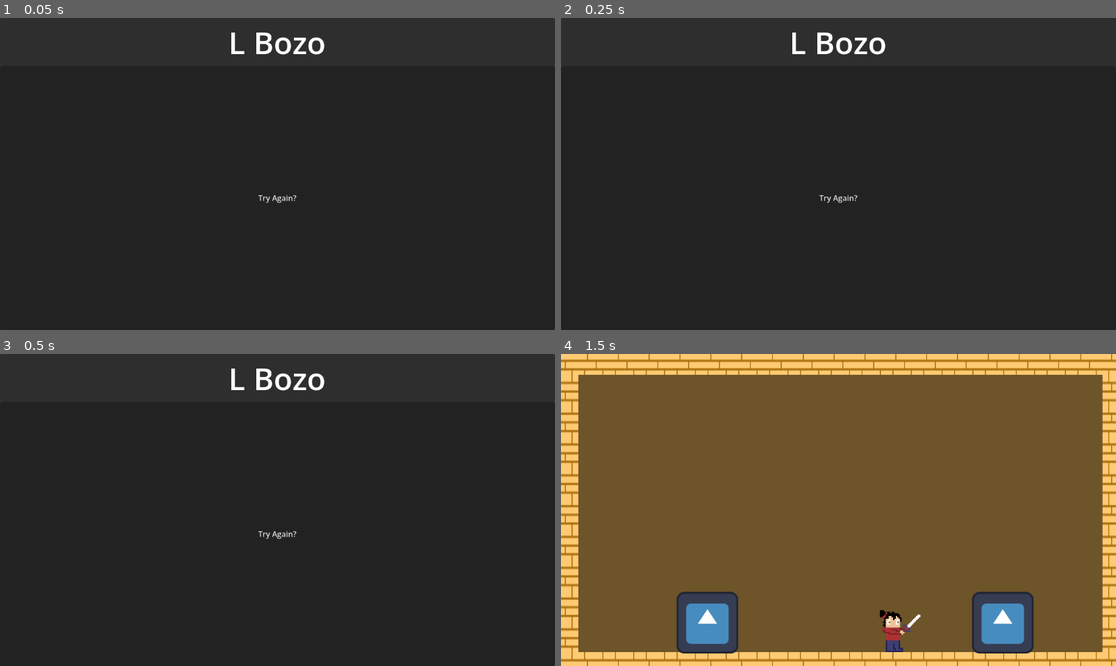
Above: before the commit, frames 1-4 (two rows, left to right).
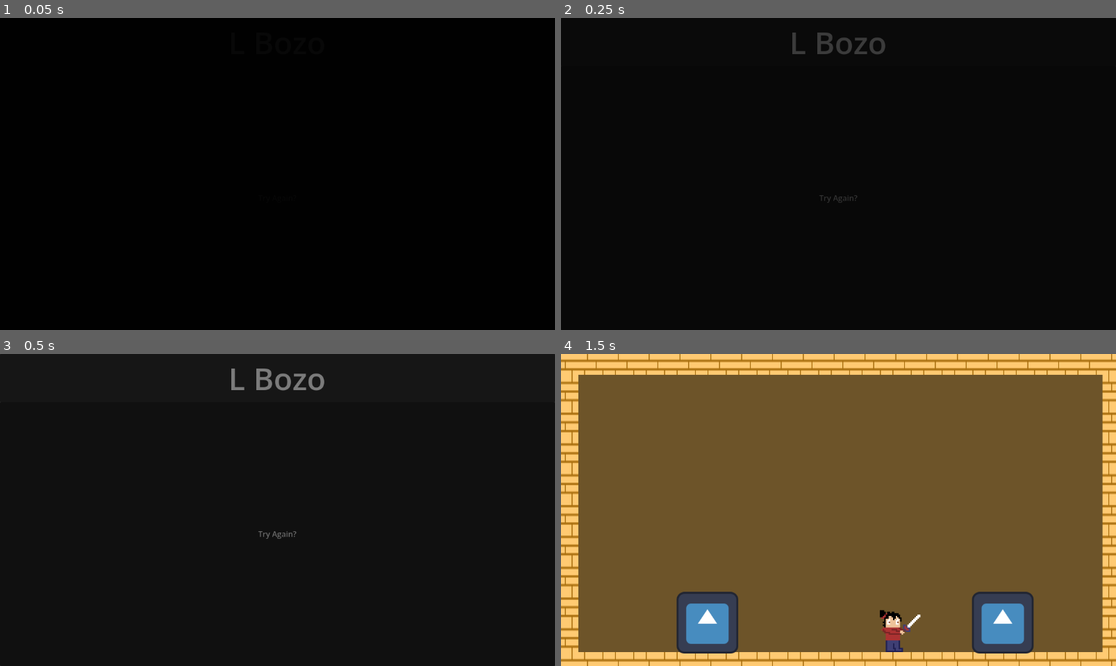
Above: after the commit, the same moments.

Repository: J-Abitria/crimson-jam-26
Game: Godot game, scene res://death_screen.tscn
The game is run twice, just before and just after one commit, with the same random seed, the same clock (stepped at 60 frames per second) and the same inputs. This scene is started directly instead of the project's main scene. The engine's default icon, where the game draws it, is replaced by a stand-in: a white triangle on a blue panel in a dark square.
Inputs:
- Up to frame 1 (0.05 s): no input
- Up to frame 2 (0.25 s): no input
- Up to frame 3 (0.5 s): no input
- Up to frame 4 (1.5 s): click "Try Again?" at 0.5 s; hold Right (move_right) from 1.28 s (still down); tap Down (aim_down) at 1.35 s

The runs differ from the first frame. In frame 1, 100% of the frame differs, in the area x 0-100%, y 0-100%; in frame 2, 100%; in frame 3, 0.6%; in frame 4, nothing differs.

Commit message:
Added death screen transition.

Diff:
--- /dev/null
+++ b/unleash-beast/Assets/Scripts/fade_in_player.gd
@@ -0,0 +1,4 @@
+extends AnimationPlayer
+
+func _ready() -> void:
+    play("fade-in")
--- /dev/null
+++ b/unleash-beast/Assets/Scripts/fade_out_player.gd
@@ -0,0 +1,9 @@
+extends AnimationPlayer
+
+@onready var player = $"../../Player"
+
+func _ready() -> void:
+	player.died.connect(_on_player_death)
+
+func _on_player_death():
+	play("fade-out")
--- a/unleash-beast/Assets/Scripts/player.gd
+++ b/unleash-beast/Assets/Scripts/player.gd
@@ -5,6 +5,8 @@
 	DOWN,
 	HORIZONTAL
 }
+
+signal died
 
 @export var speed = 500
 @export var jump_speed = -800
@@ -116,4 +118,7 @@
 
 func check_death():
 	if health == 0:
+		invincibility_timer.stop()
+		died.emit()
+		await get_tree().create_timer(1).timeout
 		get_tree().change_scene_to_file("res://death_screen.tscn")
--- a/unleash-beast/battleground.tscn
+++ b/unleash-beast/battleground.tscn
@@ -6,6 +6,7 @@
 [ext_resource type="PackedScene" uid="uid://dctcrt5m1dqvq" path="res://player.tscn" id="3_ildd2"]
 [ext_resource type="Script" uid="uid://mm3vbql4brua" path="res://Assets/Scripts/twin.gd" id="4_pmmbh"]
 [ext_resource type="PackedScene" uid="uid://bw38dqreyqam3" path="res://twin.tscn" id="4_t5hr7"]
+[ext_resource type="Script" uid="uid://ckcmoddi46y8c" path="res://Assets/Scripts/fade_out_player.gd" id="7_w7n3p"]
 
 [sub_resource type="TileSetScenesCollectionSource" id="TileSetScenesCollectionSource_t5hr7"]
 resource_name = "Background"
@@ -15,6 +16,42 @@
 [sub_resource type="TileSet" id="TileSet_g4v7s"]
 tile_size = Vector2i(32, 32)
 sources/1 = SubResource("TileSetScenesCollectionSource_t5hr7")
+
+[sub_resource type="Animation" id="Animation_sjsww"]
+length = 0.001
+tracks/0/type = "value"
+tracks/0/imported = false
+tracks/0/enabled = true
+tracks/0/path = NodePath("ColorRect:modulate")
+tracks/0/interp = 1
+tracks/0/loop_wrap = true
+tracks/0/keys = {
+"times": PackedFloat32Array(0),
+"transitions": PackedFloat32Array(1),
+"update": 0,
+"values": [Color(1, 1, 1, 0)]
+}
+
+[sub_resource type="Animation" id="Animation_w7n3p"]
+resource_name = "fase-out"
+tracks/0/type = "value"
+tracks/0/imported = false
+tracks/0/enabled = true
+tracks/0/path = NodePath("ColorRect:modulate")
+tracks/0/interp = 1
+tracks/0/loop_wrap = true
+tracks/0/keys = {
+"times": PackedFloat32Array(0, 1),
+"transitions": PackedFloat32Array(1, 1),
+"update": 0,
+"values": [Color(0.23529412, 0, 0, 0), Color(0, 0, 0, 1)]
+}
+
+[sub_resource type="AnimationLibrary" id="AnimationLibrary_q0b7o"]
+_data = {
+&"RESET": SubResource("Animation_sjsww"),
+&"fade-out": SubResource("Animation_w7n3p")
+}
 
 [node name="Battleground" type="Node2D" unique_id=971398247]
 
@@ -38,3 +75,19 @@
 
 [node name="Player" parent="." unique_id=889811035 instance=ExtResource("3_ildd2")]
 position = Vector2(614, 535)
+
+[node name="Fade" type="CanvasLayer" parent="." unique_id=256824718]
+
+[node name="ColorRect" type="ColorRect" parent="Fade" unique_id=2049634675]
+modulate = Color(1, 1, 1, 0)
+anchors_preset = 15
+anchor_right = 1.0
+anchor_bottom = 1.0
+grow_horizontal = 2
+grow_vertical = 2
+mouse_filter = 2
+color = Color(0, 0, 0, 1)
+
+[node name="FadeOutPlayer" type="AnimationPlayer" parent="Fade" unique_id=1941641362]
+libraries/ = SubResource("AnimationLibrary_q0b7o")
+script = ExtResource("7_w7n3p")
--- a/unleash-beast/death_screen.tscn
+++ b/unleash-beast/death_screen.tscn
@@ -1,6 +1,43 @@
 [gd_scene format=3 uid="uid://ceokqyyid4sdp"]
 
 [ext_resource type="Script" uid="uid://bwoy1sbuiydwi" path="res://Assets/Scripts/replay_button.gd" id="1_if853"]
+[ext_resource type="Script" uid="uid://cnhmn5mk78kjf" path="res://Assets/Scripts/fade_in_player.gd" id="2_ex68u"]
+
+[sub_resource type="Animation" id="Animation_if853"]
+length = 0.001
+tracks/0/type = "value"
+tracks/0/imported = false
+tracks/0/enabled = true
+tracks/0/path = NodePath("ColorRect:modulate")
+tracks/0/interp = 1
+tracks/0/loop_wrap = true
+tracks/0/keys = {
+"times": PackedFloat32Array(0),
+"transitions": PackedFloat32Array(1),
+"update": 0,
+"values": [Color(1, 1, 1, 1)]
+}
+
+[sub_resource type="Animation" id="Animation_ex68u"]
+resource_name = "fade-in"
+tracks/0/type = "value"
+tracks/0/imported = false
+tracks/0/enabled = true
+tracks/0/path = NodePath("ColorRect:modulate")
+tracks/0/interp = 1
+tracks/0/loop_wrap = true
+tracks/0/keys = {
+"times": PackedFloat32Array(0, 1),
+"transitions": PackedFloat32Array(1, 1),
+"update": 0,
+"values": [Color(1, 1, 1, 1), Color(1, 1, 1, 0)]
+}
+
+[sub_resource type="AnimationLibrary" id="AnimationLibrary_6bi5g"]
+_data = {
+&"RESET": SubResource("Animation_if853"),
+&"fade-in": SubResource("Animation_ex68u")
+}
 
 [node name="DeathScreen" type="Control" unique_id=222802133]
 layout_mode = 3
@@ -34,3 +71,18 @@
 layout_mode = 2
 text = "Try Again?"
 script = ExtResource("1_if853")
+
+[node name="Fade" type="CanvasLayer" parent="." unique_id=1244214994]
+
+[node name="ColorRect" type="ColorRect" parent="Fade" unique_id=901606455]
+anchors_preset = 15
+anchor_right = 1.0
+anchor_bottom = 1.0
+grow_horizontal = 2
+grow_vertical = 2
+mouse_filter = 2
+color = Color(0, 0, 0, 1)
+
+[node name="FadeInPlayer" type="AnimationPlayer" parent="Fade" unique_id=220571649]
+libraries/ = SubResource("AnimationLibrary_6bi5g")
+script = ExtResource("2_ex68u")
Not shown, added: unleash-beast/Assets/Scripts/fade_in_player.gd.uid
Not shown, added: unleash-beast/Assets/Scripts/fade_out_player.gd.uid
